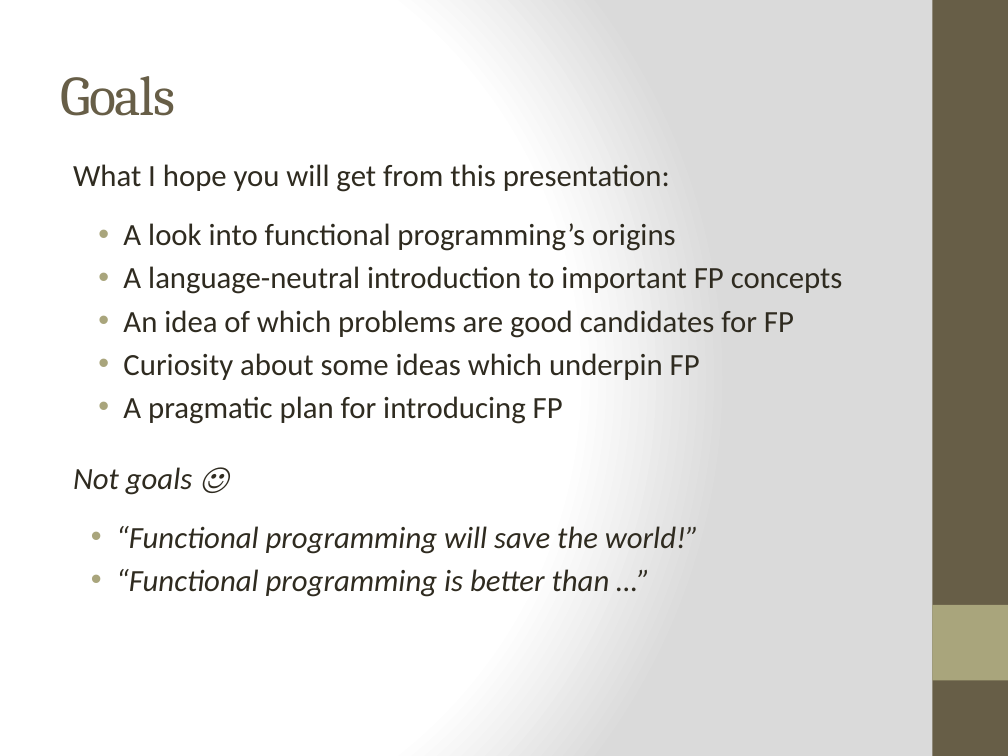
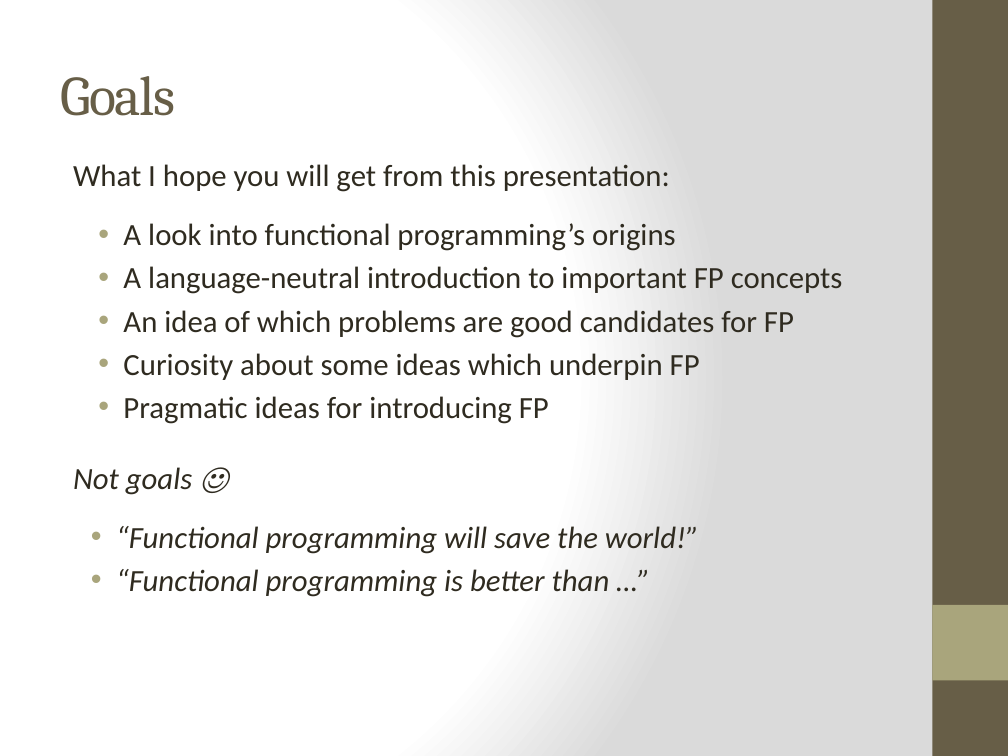
Before and after one commit to bjhartin/FoundationsOfFunctionalProgramming, a slide deck: slide 2 of FoundationsOfFunctionalProgramming.pptx. Drawn at 1008x756 pixels with LibreOffice and Linux fonts; fonts in the diff are those of the drawing. Boxes give left, top, right and bottom in pixels: in the first picture for what was removed or moved away, otherwise in the second. Text is boxed around its words. In the diff, an @@ line names an element or a change of style, - is before the commit and + after.

```diff
--- a/FoundationsOfFunctionalProgramming.pptx
+++ b/FoundationsOfFunctionalProgramming.pptx
@@ text at box(123, 396, 549, 424): text changed @@
-• A pragmatic plan for introducing FP
+• Pragmatic ideas for introducing FP
```
Also in this commit, not shown: 10 other slides changed, 1 slide added.
